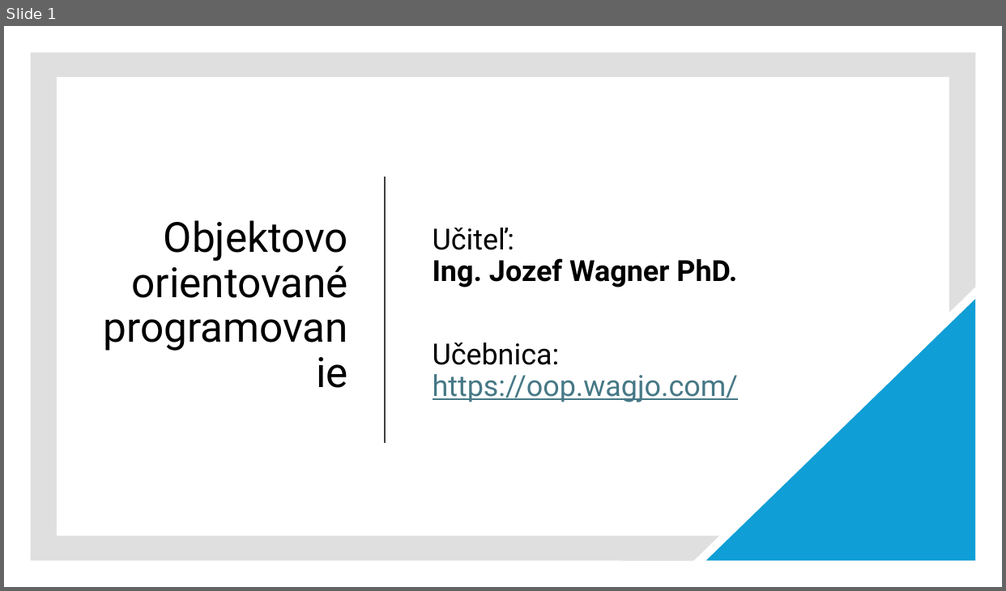
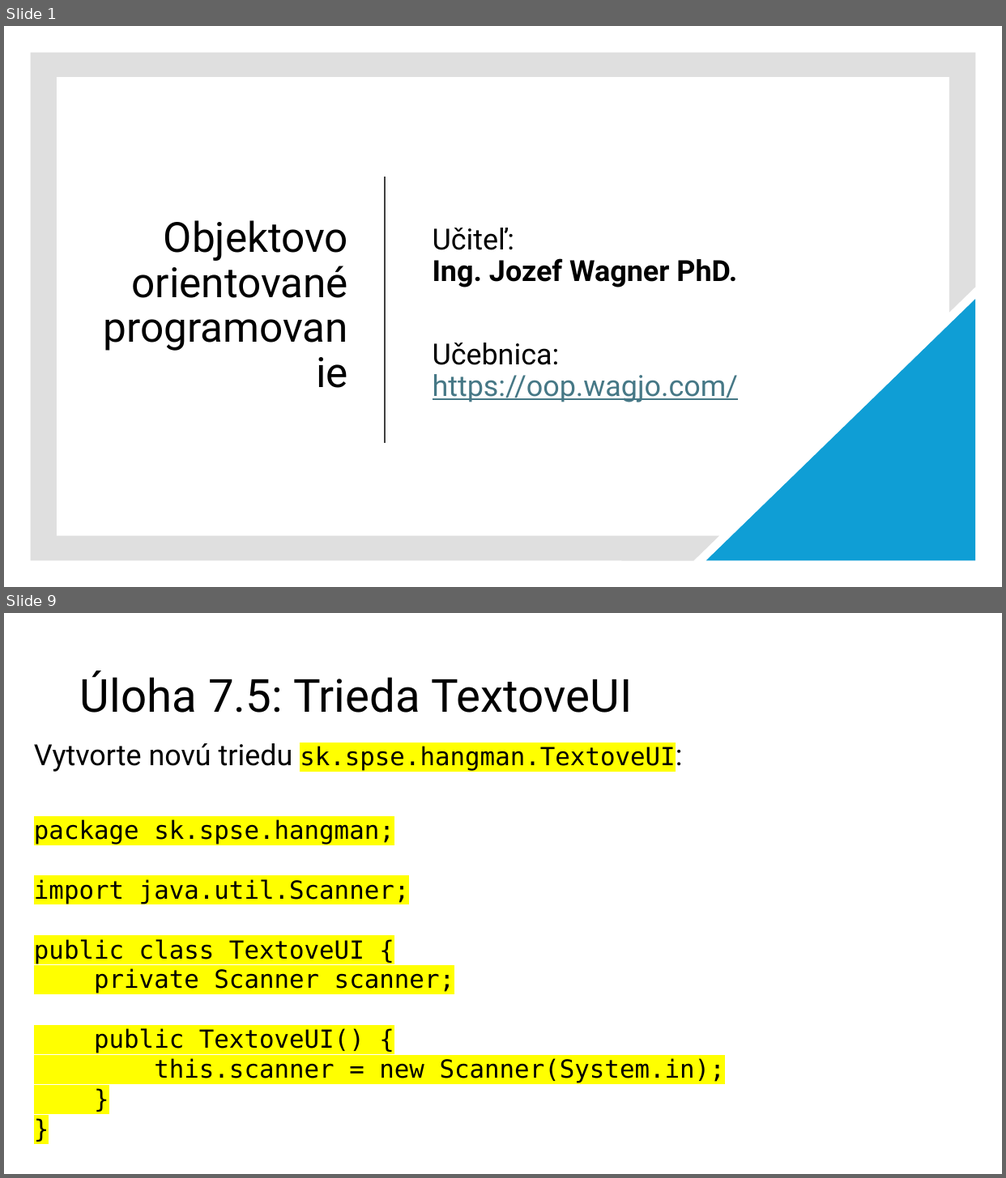
Before and after one commit to wagjo/oop, a slide deck: prezentacie/c08w.pptx. Shown one above the other, each under a label of ours: slide 1 before the commit, slides 1 and 9 after it; the slides between them are not shown. The pictures are 1006x591 and 1006x1178 pixels, drawn with LibreOffice and Linux fonts; fonts in the diff are those of the drawing. Boxes give left, top, right and bottom in pixels: in the first picture for what was removed or moved away, otherwise in the second. Text is boxed around its words. In the diff, an @@ line names an element or a change of style, - is before the commit and + after.

```diff
--- a/prezentacie/c08w.pptx
+++ b/prezentacie/c08w.pptx
@@ slide 9 added at (x1=4, y1=613, x2=1002, y2=1174), background #FFFFFF @@
@@ title added at (x1=80, y1=671, x2=633, y2=713), 44 pt, text #000000 @@
+Úloha 7.5: Trieda TextoveUI
@@ text added at (x1=34, y1=743, x2=725, y2=1084), 24 pt, text #000000 @@
+Vytvorte novú triedu sk.spse.hangman.TextoveUI:
+package sk.spse.hangman;
+import java.util.Scanner;
+public class TextoveUI {
+private Scanner scanner;
+public TextoveUI() {
+this.scanner = new Scanner(System.in);
+}
+}
```
Also in this commit, not shown: 4 slides changed, 7 other slides added, 7 slides removed, 6 other files.
